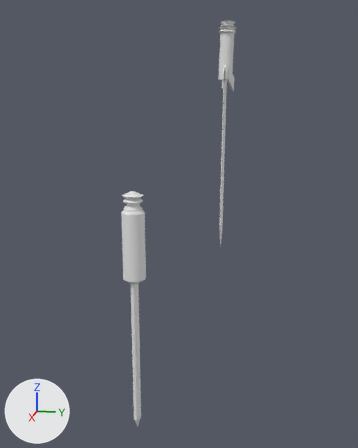
An edit to the Blender file sword.blend, drawn before and after from the same camera.
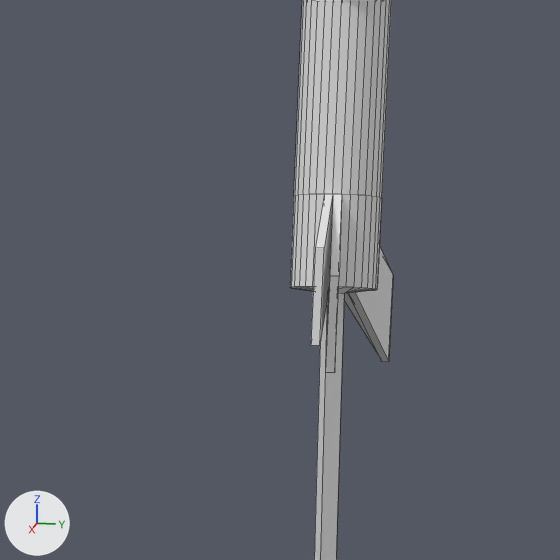
The first picture shows the older version from a 50 mm lens placed at (13.27, 2.54, 1.34), pointed at (-1.23, -0.35, -2.29). The close-ups show both versions on the part from 48% to 73% of the width and 8% to 27% of the height of that picture; other places that the commit changed are outside them. Arrows for +X, +Y and +Z are at lower left; the lights stay in place. The close-ups show mesh edges as thin lines.

Before the edit, the objects in view are built like this:
```python
me_cylinder = bpy.data.meshes.new('Cylinder')
me_cylinder.from_pydata(...)  # 997 vertices, 1033 faces, 1 loose edge; spans x -5.2..5.2, y -1.3..14.7, z -7.1..59.0
ob_cylinder = bpy.data.objects.new('Cylinder', me_cylinder)
ob_cylinder.location = (-1.102, 0.983, 2.135)
ob_cylinder.rotation_euler = (-0.0263, 0.0, 0.0)  # degrees (-1.5, 0, 0)
ob_cylinder.scale = (-0.191, -0.191, -0.191)
```
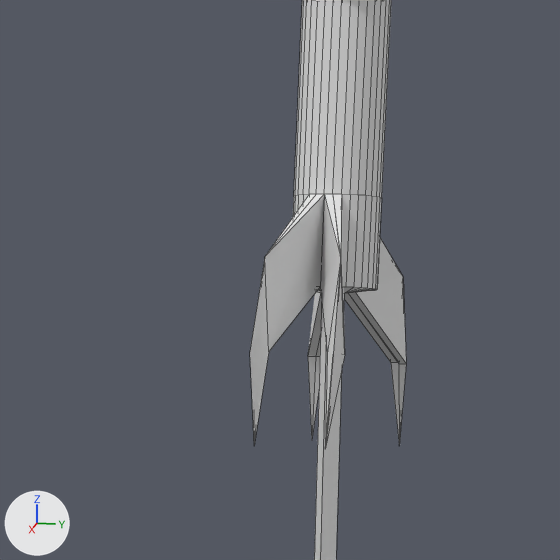
What the commit changed:
me_cylinder is used by ob_cylinder; location (-1.102, 0.983, 2.135); rotation (-0.0263, 0.0, 0.0), in degrees (-1.5, 0, 0); scale (-0.191, -0.191, -0.191).
me_cylinder had 997 vertices, 1033 faces, 1 loose edge and spanned x -5.2..5.2, y -1.3..14.7, z -7.1..59.0.
me_cylinder now has 960 vertices, 1006 faces, 1 loose edge and spans x -4.9..5.0, y -1.4..14.7, z -7.1..59.0.
Part 1, on me_cylinder:
16 vertices are removed from x -5.2..5.2, y -1.0..-0.2, z 0.4..2.9.
24 faces are deleted.
25 vertices are added at x -4.4..5.0, y -1.4..1.3, z 0.5..4.5.
6 new vertices lie (-3.2, -0.6, 1.5) away from vertices in x -0.8, y -0.2..0.2, z -1.0..1.0.
55 new faces join them.

Location of each change, (x1, y1, x2, y2) in pixels of the close-ups (560 x 560 px):
'Cylinder', reshaped
    before: (290, 0, 393, 560)
    after: (250, 0, 406, 560)
part 1 of me_cylinder, built on
    before: (305, 194, 393, 373)
    after: (250, 194, 406, 448)
